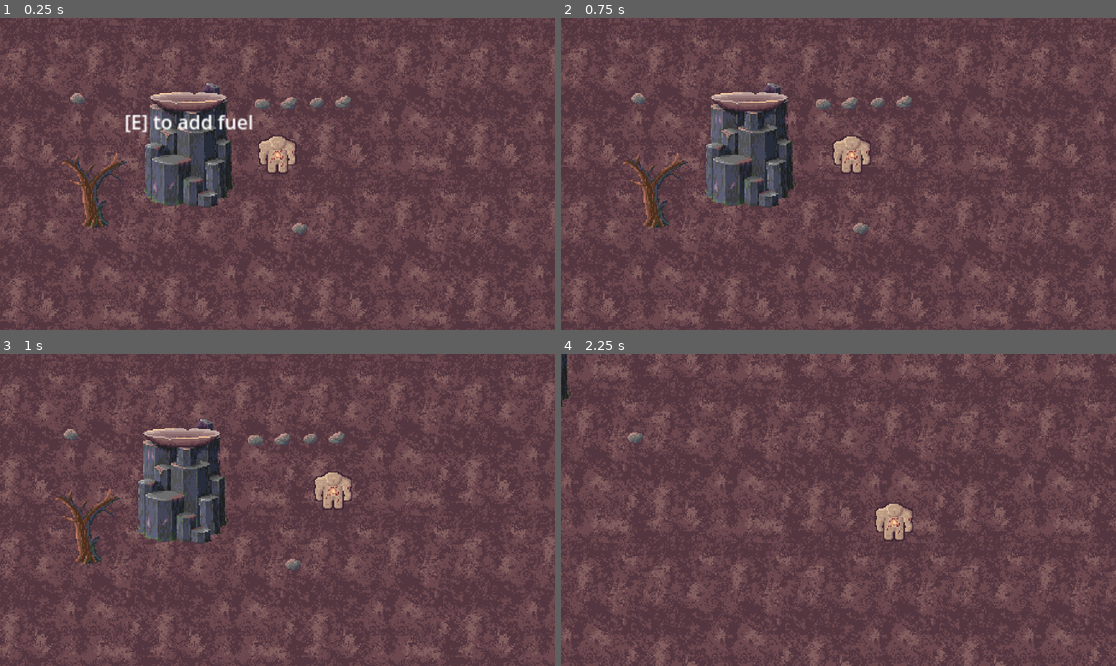
Above: before the commit, frames 1-4 (two rows, left to right).
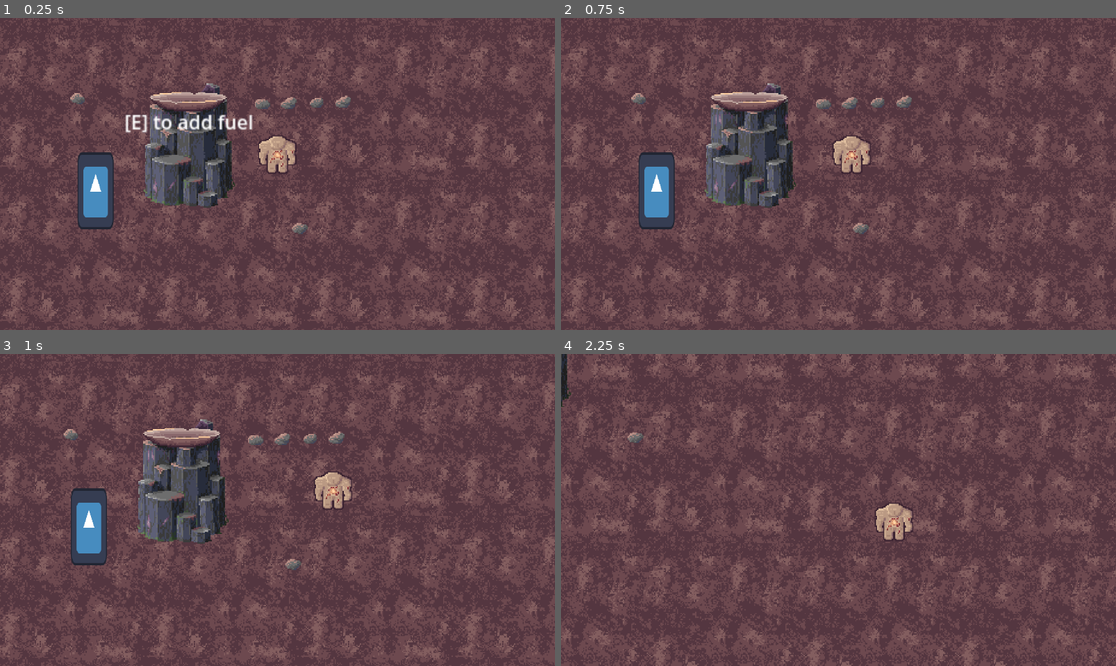
Above: after the commit, the same moments.

Repository: ShadowDragon5/eclipse
Game: Godot game, scene res://scenes/world.tscn
The game is run twice, just before and just after one commit, with the same random seed, the same clock (stepped at 60 frames per second) and the same inputs. The engine's default icon, where the game draws it, is replaced by a stand-in: a white triangle on a blue panel in a dark square.
Inputs (mouse positions are in pixels of both pictures, inside the frame that each line leads up to):
- Up to frame 1 (0.25 s): no input
- Up to frame 2 (0.75 s): tap Enter at 0.5 s; move the mouse to (960, 158) at 0.52 s; hold Right (ui_right) from 0.53 s (still down); hold E (interact) from 0.53 s (still down); click (960, 158) at 0.67 s
- Up to frame 3 (1 s): keep holding Right (ui_right); keep holding E (interact)
- Up to frame 4 (2.25 s): move the mouse to (727, 525) at 1.27 s; release Right (ui_right) at 1.28 s; release E (interact) at 1.28 s; hold Down (ui_down) 1.28-2.03 s; tap E (interact) at 1.35 s; move the mouse to (894, 441) at 2.02 s; hold Right (ui_right) from 2.03 s (still down); hold E (interact) from 2.03 s (still down)

The runs differ from the first frame. In frame 1, 1.7% of the frame differs, in the area x 11-23%, y 42-68%; in frame 2, 1.7%; in frame 3, 1.7%; in frame 4, nothing differs.

Commit message:
Pebble selection back to frame selection

Diff:
--- a/scenes/objects/dead_tree.tscn
+++ b/scenes/objects/dead_tree.tscn
@@ -2,12 +2,11 @@
 
 [ext_resource type="Script" path="res://scripts/dead_tree.gd" id="1_ayd7e"]
 [ext_resource type="Resource" uid="uid://4nx5kd7k2www" path="res://inventory/items/wood.tres" id="2_myt55"]
+[ext_resource type="Texture2D" uid="uid://ckhfn3lthiwcg" path="res://icon.svg" id="2_rwnbi"]
 [ext_resource type="PackedScene" uid="uid://dnm3rhrapnk6r" path="res://interactioin/interaction area/interaction_area.tscn" id="3_85smn"]
-[ext_resource type="Texture2D" uid="uid://q8g30e3c7bfg" path="res://assets/sprites/dead_tree.png" id="3_er5ew"]
 
-[sub_resource type="CapsuleShape2D" id="CapsuleShape2D_8msq7"]
-radius = 4.0
-height = 22.0
+[sub_resource type="CircleShape2D" id="CircleShape2D_p3nmv"]
+radius = 14.0357
 
 [sub_resource type="CircleShape2D" id="CircleShape2D_djadk"]
 radius = 30.0666
@@ -17,31 +16,12 @@
 item = ExtResource("2_myt55")
 
 [node name="Sprite2D" type="Sprite2D" parent="."]
-texture_filter = 1
-position = Vector2(2.08165e-12, -4)
-texture = ExtResource("3_er5ew")
-offset = Vector2(2.08165e-12, -28)
-metadata/_aseprite_wizard_config_ = {
-"i_mode": 1,
-"keep_anim_length": false,
-"layer": "",
-"o_ex_p": "",
-"o_folder": "res://assets/sprites",
-"o_name": "",
-"only_visible": false,
-"player": "",
-"slice": "",
-"source": "res://assets/aseprite/dead_tree.aseprite"
-}
-metadata/_aseprite_wizard_interface_config_ = {
-"output_section": true
-}
-metadata/_aseprite_wizard_source_file_hash_ = "f065380bd1bdad2169279ed1a48df8c2"
+position = Vector2(0, -32)
+scale = Vector2(0.234375, 0.5)
+texture = ExtResource("2_rwnbi")
 
 [node name="CollisionShape2D" type="CollisionShape2D" parent="."]
-position = Vector2(0, -4)
-rotation = -1.5708
-shape = SubResource("CapsuleShape2D_8msq7")
+shape = SubResource("CircleShape2D_p3nmv")
 
 [node name="branch_fall_timer" type="Timer" parent="."]
 wait_time = 5.0
@@ -51,7 +31,6 @@
 position = Vector2(0, -32)
 
 [node name="InteractionArea" parent="." instance=ExtResource("3_85smn")]
-position = Vector2(0, -4)
 action_name = "chop"
 
 [node name="CollisionShape2D" type="CollisionShape2D" parent="InteractionArea"]
--- a/scenes/objects/pebble_collectable.tscn
+++ b/scenes/objects/pebble_collectable.tscn
@@ -5,79 +5,54 @@
 [ext_resource type="Resource" uid="uid://dawgtdh0hjqea" path="res://inventory/items/rock.tres" id="2_qjvop"]
 [ext_resource type="PackedScene" uid="uid://dnm3rhrapnk6r" path="res://interactioin/interaction area/interaction_area.tscn" id="3_76uq1"]
 
-[sub_resource type="AtlasTexture" id="AtlasTexture_787g3"]
+[sub_resource type="AtlasTexture" id="AtlasTexture_stle6"]
 atlas = ExtResource("1_5pdhb")
 region = Rect2(0, 0, 16, 16)
 
-[sub_resource type="AtlasTexture" id="AtlasTexture_ti0gv"]
+[sub_resource type="AtlasTexture" id="AtlasTexture_f6xfi"]
 atlas = ExtResource("1_5pdhb")
 region = Rect2(16, 0, 16, 16)
 
-[sub_resource type="AtlasTexture" id="AtlasTexture_xscvt"]
+[sub_resource type="AtlasTexture" id="AtlasTexture_o5w4t"]
 atlas = ExtResource("1_5pdhb")
 region = Rect2(32, 0, 16, 16)
 
-[sub_resource type="AtlasTexture" id="AtlasTexture_3hu42"]
+[sub_resource type="AtlasTexture" id="AtlasTexture_k54f8"]
 atlas = ExtResource("1_5pdhb")
 region = Rect2(0, 16, 16, 16)
 
-[sub_resource type="AtlasTexture" id="AtlasTexture_6xmh7"]
+[sub_resource type="AtlasTexture" id="AtlasTexture_w77vi"]
 atlas = ExtResource("1_5pdhb")
 region = Rect2(16, 16, 16, 16)
 
-[sub_resource type="AtlasTexture" id="AtlasTexture_qoigj"]
+[sub_resource type="AtlasTexture" id="AtlasTexture_xjm1q"]
 atlas = ExtResource("1_5pdhb")
 region = Rect2(32, 16, 16, 16)
 
-[sub_resource type="SpriteFrames" id="SpriteFrames_h84v3"]
+[sub_resource type="SpriteFrames" id="SpriteFrames_x87jw"]
 animations = [{
 "frames": [{
 "duration": 1.0,
-"texture": SubResource("AtlasTexture_787g3")
+"texture": SubResource("AtlasTexture_stle6")
+}, {
+"duration": 1.0,
+"texture": SubResource("AtlasTexture_f6xfi")
+}, {
+"duration": 1.0,
+"texture": SubResource("AtlasTexture_o5w4t")
+}, {
+"duration": 1.0,
+"texture": SubResource("AtlasTexture_k54f8")
+}, {
+"duration": 1.0,
+"texture": SubResource("AtlasTexture_w77vi")
+}, {
+"duration": 1.0,
+"texture": SubResource("AtlasTexture_xjm1q")
 }],
 "loop": true,
-"name": &"pebble0",
-"speed": 10.0
-}, {
-"frames": [{
-"duration": 1.0,
-"texture": SubResource("AtlasTexture_ti0gv")
-}],
-"loop": true,
-"name": &"pebble1",
-"speed": 10.0
-}, {
-"frames": [{
-"duration": 1.0,
-"texture": SubResource("AtlasTexture_xscvt")
-}],
-"loop": true,
-"name": &"pebble2",
-"speed": 10.0
-}, {
-"frames": [{
-"duration": 1.0,
-"texture": SubResource("AtlasTexture_3hu42")
-}],
-"loop": true,
-"name": &"pebble3",
-"speed": 10.0
-}, {
-"frames": [{
-"duration": 1.0,
-"texture": SubResource("AtlasTexture_6xmh7")
-}],
-"loop": true,
-"name": &"pebble4",
-"speed": 10.0
-}, {
-"frames": [{
-"duration": 1.0,
-"texture": SubResource("AtlasTexture_qoigj")
-}],
-"loop": true,
-"name": &"pebble5",
-"speed": 10.0
+"name": &"pebble",
+"speed": 0.0
 }]
 
 [sub_resource type="CapsuleShape2D" id="CapsuleShape2D_2c3l6"]
@@ -90,24 +65,17 @@
 item = ExtResource("2_qjvop")
 
 [node name="AnimatedSprite2D" type="AnimatedSprite2D" parent="."]
-texture_filter = 1
-sprite_frames = SubResource("SpriteFrames_h84v3")
-animation = &"pebble0"
+sprite_frames = SubResource("SpriteFrames_x87jw")
+animation = &"pebble"
 metadata/_aseprite_wizard_config_ = {
 "layer": "",
 "o_ex_p": "",
-"o_folder": "res://assets/sprites",
+"o_folder": "",
 "o_name": "",
 "only_visible": false,
 "slice": "",
 "source": "res://assets/aseprite/pebbles.aseprite"
 }
-metadata/_aseprite_wizard_interface_config_ = {
-"layer_section": false,
-"output_section": true,
-"slice_section": false
-}
-metadata/_aseprite_wizard_source_file_hash_ = "cd51a19b9124db469ec0d694322364d1"
 
 [node name="InteractionArea" parent="." instance=ExtResource("3_76uq1")]
 action_name = "pick up"
--- a/scripts/pebble_collectable.gd
+++ b/scripts/pebble_collectable.gd
@@ -7,7 +7,7 @@
 
 
 func _ready():
-	$AnimatedSprite2D.animation = "pebble" + str(randi_range(0,5))
+	$AnimatedSprite2D.set_frame(randi_range(0,5))
 	interaction_area.interact = Callable(self, "_collect")
 
 func _collect():
